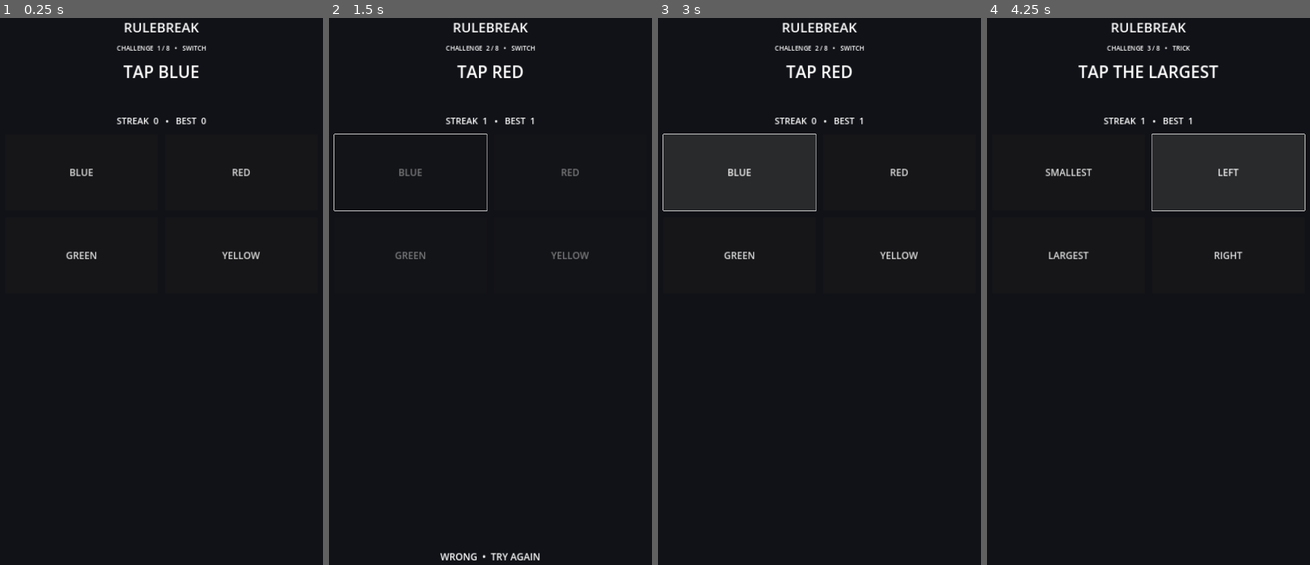
Above: before the commit, frames 1-4 (left to right).
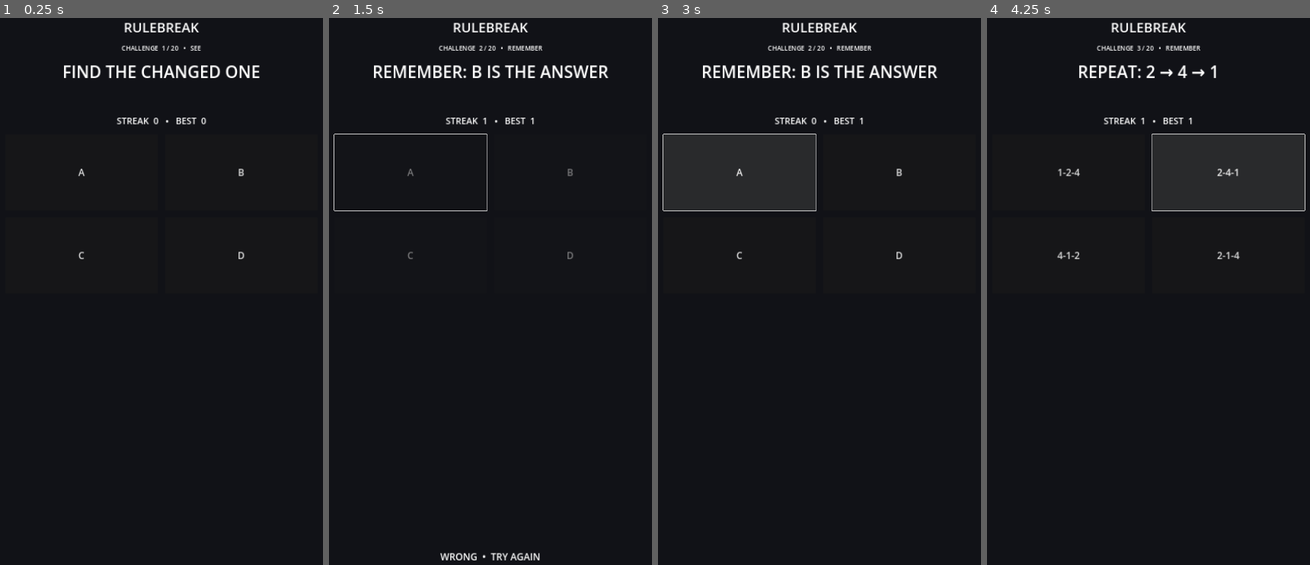
Above: after the commit, the same moments.

Repository: lukeniukrostyslav/rulebreak8
Game: Godot game, scene res://main.tscn
Same seed, same stepped clock (60 frames per second), same inputs: the game is played once before the commit and once after it.
Inputs (mouse positions are in pixels of both pictures, inside the frame that each line leads up to):
- Up to frame 1 (0.25 s): no input
- Up to frame 2 (1.5 s): click (409, 171) at 0.5 s, where only the run before the commit has a clickable "BLUE"; click (409, 171) at 1.25 s, where only the run after the commit has a clickable "A"
- Up to frame 3 (3 s): tap Enter at 2 s; tap Space at 2.75 s
- Up to frame 4 (4.25 s): click (1229, 171) at 3.5 s, where only the run before the commit has a clickable "RED"

The runs differ from the first frame. In frame 1, 1.4% of the frame differs, in the area x 19-81%, y 5-45%; in frame 2, 1.6%; in frame 3, 1.6%, in the area x 13-87%, y 5-45%; in frame 4, 1.3%.

Commit message:
Expand RULEBREAK challenge catalog to 20 playable seed challenges

Diff:
--- a/scripts/core/challenge_manager.gd
+++ b/scripts/core/challenge_manager.gd
@@ -1,15 +1,29 @@
 class_name ChallengeManager
 extends RefCounted
 
+# Deterministic, offline-first seed catalog. Each challenge is self-contained so
+# the game can be tested without a backend or network dependency.
 var challenges: Array[Dictionary] = [
-    {"id":"blue", "rule":"TAP BLUE", "choices":["BLUE","RED","GREEN","YELLOW"], "correct":0, "kind":"SWITCH"},
-    {"id":"red", "rule":"TAP RED", "choices":["BLUE","RED","GREEN","YELLOW"], "correct":1, "kind":"SWITCH"},
-    {"id":"largest", "rule":"TAP THE LARGEST", "choices":["SMALLEST","LEFT","LARGEST","RIGHT"], "correct":2, "kind":"TRICK"},
-    {"id":"word", "rule":"TAP THE WORD, NOT THE COLOR", "choices":["WORD","COLOR","BOTH","NONE"], "correct":0, "kind":"TRICK"},
-    {"id":"second_signal", "rule":"IGNORE THE FIRST SIGNAL", "choices":["FIRST","SECOND","BOTH","NONE"], "correct":1, "kind":"REACT"},
-    {"id":"no_repeat", "rule":"DO NOT REPEAT YOUR LAST ACTION", "choices":["LEFT","RIGHT","LEFT AGAIN","NONE"], "correct":1, "kind":"SWITCH"},
-    {"id":"mirror", "rule":"FIND THE MIRRORED SHAPE", "choices":["A","B","C","D"], "correct":0, "kind":"SEE"},
-    {"id":"obvious_wrong", "rule":"THE OBVIOUS ANSWER IS WRONG", "choices":["OBVIOUS","SECOND","THIRD","FOURTH"], "correct":1, "kind":"TRICK"}
+    {"id":"see_change","rule":"FIND THE CHANGED ONE","choices":["A","B","C","D"],"correct":0,"kind":"SEE"},
+    {"id":"remember_positions","rule":"REMEMBER: B IS THE ANSWER","choices":["A","B","C","D"],"correct":1,"kind":"REMEMBER"},
+    {"id":"sequence","rule":"REPEAT: 2 → 4 → 1","choices":["1-2-4","2-4-1","4-1-2","2-1-4"],"correct":1,"kind":"REMEMBER"},
+    {"id":"reverse_sequence","rule":"REPEAT IN REVERSE: 1 → 3 → 4","choices":["4-3-1","1-3-4","3-4-1","4-1-3"],"correct":0,"kind":"REMEMBER"},
+    {"id":"color_timer","rule":"TAP THE BLUE SIGNAL","choices":["BLUE","RED","GREEN","YELLOW"],"correct":0,"kind":"REACT"},
+    {"id":"second_signal","rule":"IGNORE THE FIRST SIGNAL","choices":["FIRST","SECOND","BOTH","NONE"],"correct":1,"kind":"REACT"},
+    {"id":"rule_switch","rule":"AFTER 3: TAP RED","choices":["BLUE","RED","GREEN","YELLOW"],"correct":1,"kind":"SWITCH"},
+    {"id":"sound_switch","rule":"WHEN THE RULE SWITCHES: TAP GREEN","choices":["BLUE","RED","GREEN","YELLOW"],"correct":2,"kind":"SWITCH"},
+    {"id":"word_color","rule":"TAP THE WORD, NOT THE COLOR","choices":["WORD","COLOR","BOTH","NONE"],"correct":0,"kind":"TRICK"},
+    {"id":"largest_wrong","rule":"THE LARGEST IS WRONG — CHOOSE SECOND","choices":["LARGEST","SECOND","THIRD","SMALLEST"],"correct":1,"kind":"TRICK"},
+    {"id":"speed_change","rule":"FIND THE DIFFERENT SPEED","choices":["A","B","C","D"],"correct":2,"kind":"SEE"},
+    {"id":"order_memory","rule":"ORIGINAL ORDER: C → A → D","choices":["C-A-D","A-C-D","D-A-C","C-D-A"],"correct":0,"kind":"REMEMBER"},
+    {"id":"only_x","rule":"TAP ONLY WHEN X APPEARS","choices":["X","O","+","—"],"correct":0,"kind":"REACT"},
+    {"id":"no_repeat","rule":"DO NOT REPEAT YOUR LAST ACTION","choices":["LEFT","RIGHT","LEFT AGAIN","NONE"],"correct":1,"kind":"SWITCH"},
+    {"id":"dont_press","rule":"DON'T PRESS IT — EXCEPT NOW","choices":["PRESS","WAIT","NONE","BACK"],"correct":0,"kind":"TRICK"},
+    {"id":"mirrored","rule":"FIND THE MIRRORED SHAPE","choices":["A","B","C","D"],"correct":3,"kind":"SEE"},
+    {"id":"vanishing_rule","rule":"REMEMBER: CHOOSE D","choices":["A","B","C","D"],"correct":3,"kind":"REMEMBER"},
+    {"id":"instruction_change","rule":"RULE CHANGED: TAP YELLOW","choices":["BLUE","RED","GREEN","YELLOW"],"correct":3,"kind":"SWITCH"},
+    {"id":"obvious_wrong","rule":"THE OBVIOUS ANSWER IS WRONG","choices":["OBVIOUS","SECOND","THIRD","FOURTH"],"correct":1,"kind":"TRICK"},
+    {"id":"mixed","rule":"SEE → SWITCH → REACT: TAP GREEN","choices":["BLUE","RED","GREEN","YELLOW"],"correct":2,"kind":"MIX"}
 ]
 
 var index := 0
